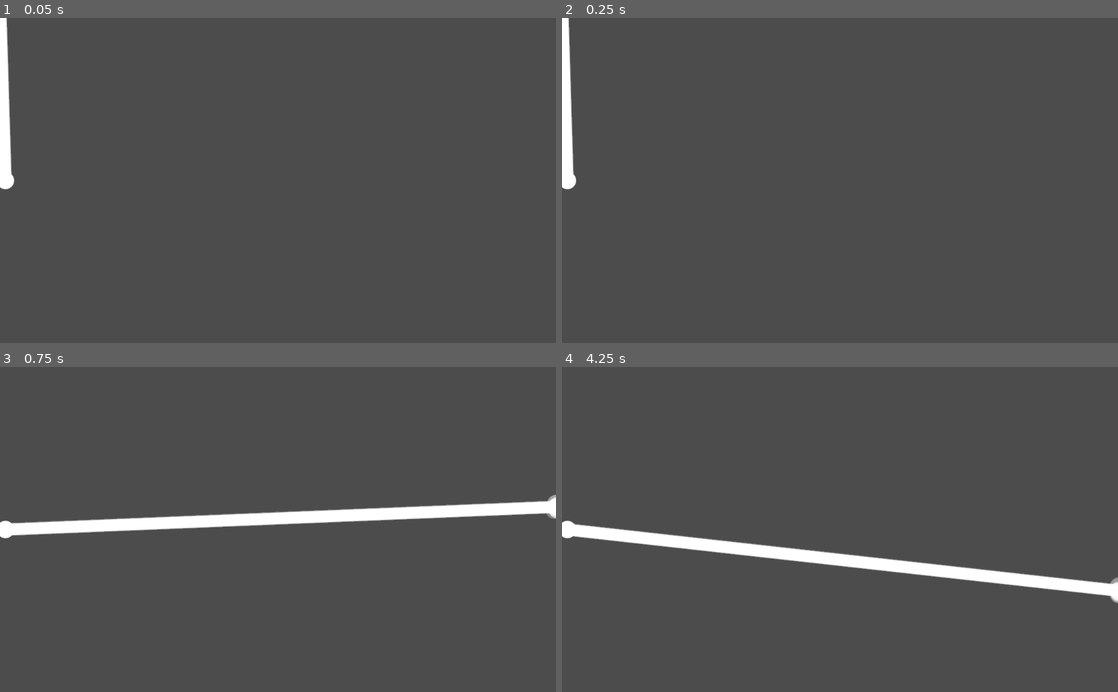
Above: before the commit, frames 1-4 (two rows, left to right).
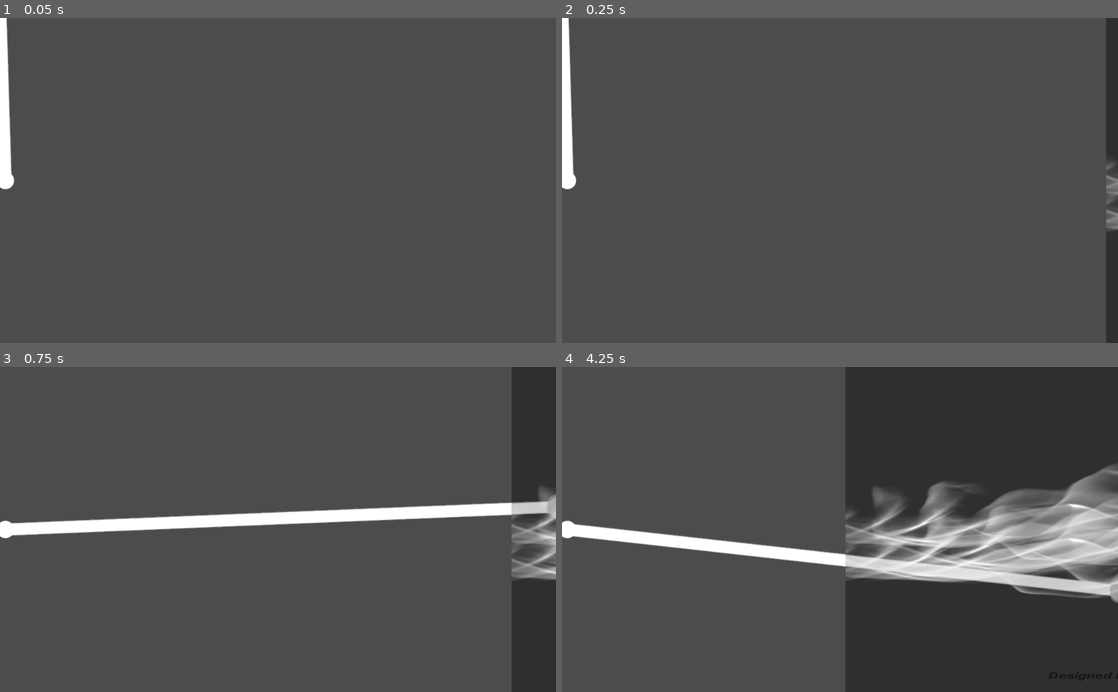
Above: after the commit, the same moments.

Repository: ToniJakovcevic10/LaserGame
Game: Godot game, scene res://World.tscn
The game is run twice, just before and just after one commit, with the same random seed, the same clock (stepped at 60 frames per second) and the same inputs.
Inputs (mouse positions are in pixels of both pictures, inside the frame that each line leads up to):
- Up to frame 1 (0.05 s): no input
- Up to frame 2 (0.25 s): no input
- Up to frame 3 (0.75 s): move the mouse to (400, 513) at 0.52 s
- Up to frame 4 (4.25 s): move the mouse to (728, 545) at 1.27 s; move the mouse to (895, 458) at 2.02 s; move the mouse to (812, 594) at 2.77 s; move the mouse to (1006, 578) at 3.52 s

Frame 1 is identical in both runs. In frame 2, 1.8% of the frame differs, in the area x 97-100%, y 0-100%; in frame 3, 7.2%; in frame 4, 45%, in the area x 51-100%, y 0-100%.

Commit message:
air_instance made, have a little bug spawning

Diff:
--- a/Laser_Beam/LaserBeam.gd
+++ b/Laser_Beam/LaserBeam.gd
@@ -7,7 +7,7 @@
 onready var end = $End
 onready var raycast2D = $RayCast2D
 
-func _physics_process(delta):
+func _physics_process(_delta):
 	var mouse_position = get_local_mouse_position()
 	var max_cast_to = mouse_position.normalized() * MAX_LENGTH
 	raycast2D.cast_to = max_cast_to
--- /dev/null
+++ b/Optical_Media/Air/Air.gd
@@ -0,0 +1,18 @@
+extends StaticBody2D
+
+onready var singleton= get_node("/root/SingletonScript")
+
+func _physics_process(_delta):
+	if singleton.opticalmedia == 1:
+		self.position += Vector2(-2,0)
+	if self.position.x <= -2048:
+		self.queue_free()
+		singleton.opticalmedia = singleton.choosing_random_number()
+		air_reset()
+
+
+func air_reset():
+	var air_instance=singleton.air.instance()
+	air_instance.position= Vector2(0,0)
+	get_parent().call_deferred("add_child",air_instance)
+	print("air reset")
--- /dev/null
+++ b/Optical_Media/Air/Air.tscn
@@ -0,0 +1,25 @@
+[gd_scene load_steps=5 format=2]
+
+[ext_resource path="res://Optical_Media/Air/Air.png" type="Texture" id=1]
+[ext_resource path="res://Optical_Media/Air/Air.gd" type="Script" id=2]
+
+[sub_resource type="PhysicsMaterial" id=2]
+
+[sub_resource type="RectangleShape2D" id=1]
+extents = Vector2( 512, 300 )
+
+[node name="nodeAir" type="Node2D"]
+
+[node name="Air" type="StaticBody2D" parent="."]
+position = Vector2( 1544, 300 )
+collision_layer = 32
+physics_material_override = SubResource( 2 )
+script = ExtResource( 2 )
+
+[node name="CollisionShape2D" type="CollisionShape2D" parent="Air"]
+light_mask = 32
+shape = SubResource( 1 )
+
+[node name="Air" type="Sprite" parent="Air"]
+scale = Vector2( 0.853333, 0.5 )
+texture = ExtResource( 1 )
--- /dev/null
+++ b/Singleton_script.gd
@@ -0,0 +1,11 @@
+extends Node2D
+
+onready var opticalmedia = 1
+var air = preload("res://Optical_Media/Air/Air.tscn")
+
+#choosing random number
+func choosing_random_number():
+	randomize()
+	opticalmedia = randi() % 2
+	print (opticalmedia)
+	return 1
--- a/World.tscn
+++ b/World.tscn
@@ -1,8 +1,11 @@
-[gd_scene load_steps=2 format=2]
+[gd_scene load_steps=4 format=2]
 
 [ext_resource path="res://Laser_Beam/LaserBeam.tscn" type="PackedScene" id=1]
+[ext_resource path="res://Optical_Media/Air/Air.tscn" type="PackedScene" id=2]
+[ext_resource path="res://Singleton_script.gd" type="Script" id=3]
 
 [node name="World" type="Node2D"]
+script = ExtResource( 3 )
 
 [node name="Camera2D" type="Camera2D" parent="."]
 anchor_mode = 0
@@ -15,3 +18,5 @@
 [node name="CollisionPolygon2D" type="CollisionPolygon2D" parent="Borders"]
 position = Vector2( 15.1361, -16.8179 )
 polygon = PoolVector2Array( -22.5707, 13.0436, -15.8392, 18.2812, -15.8436, 618.489, 1011.73, 613.444, 1011.73, 13.0436, -4.07101, 14.7254, -4.07101, 4.63466, 1018.46, 6.31645, 1016.78, 621.853, -22.5707, 623.534 )
+
+[node name="nodeAir" parent="." instance=ExtResource( 2 )]
--- a/project.godot
+++ b/project.godot
@@ -19,6 +19,11 @@
 run/main_scene="res://World.tscn"
 config/icon="res://icon.png"
 
+[autoload]
+
+SingletonScript="*res://Singleton_script.gd"
+Air="*res://Optical_Media/Air/Air.gd"
+
 [layer_names]
 
 2d_render/layer_1="Laser"
Not shown, changed: .mono/metadata/ide_messaging_meta.txt
Binary file added: Optical_Media/Air/Air.png
Not shown, added: Optical_Media/Air/Air.png.import
